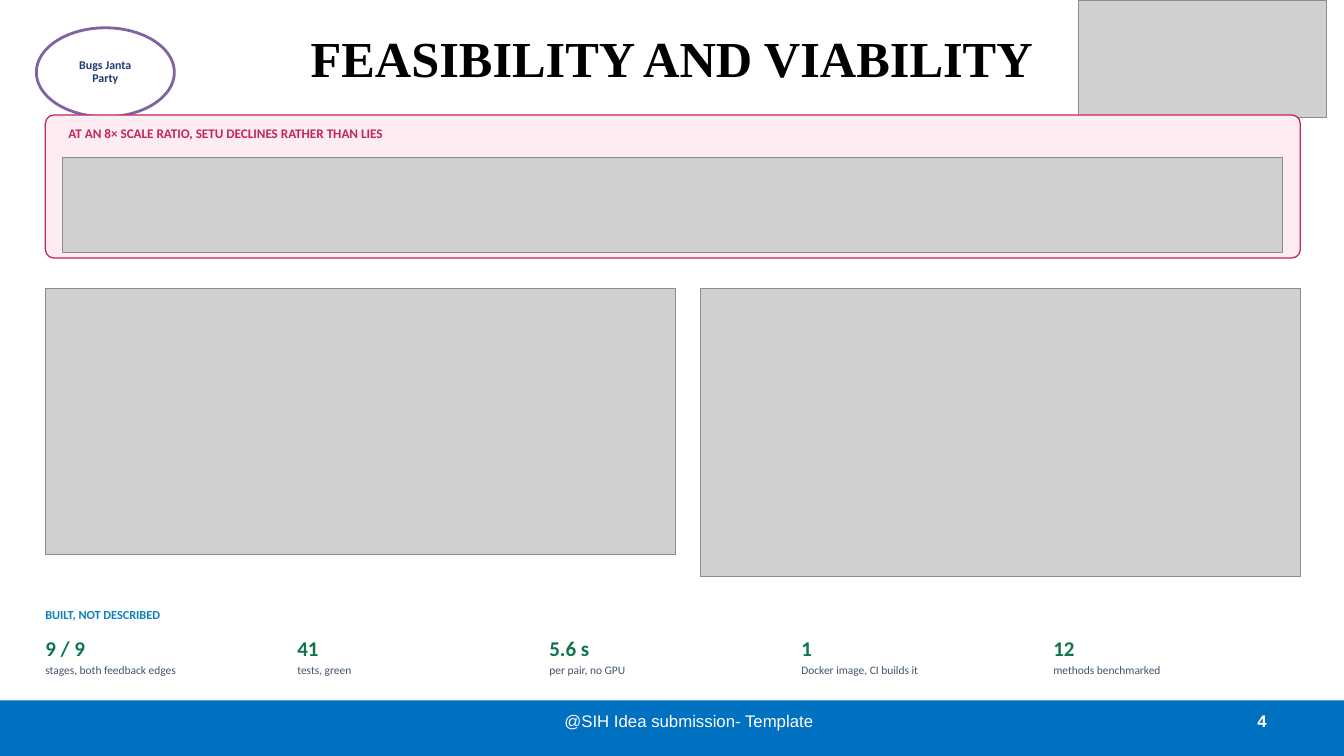
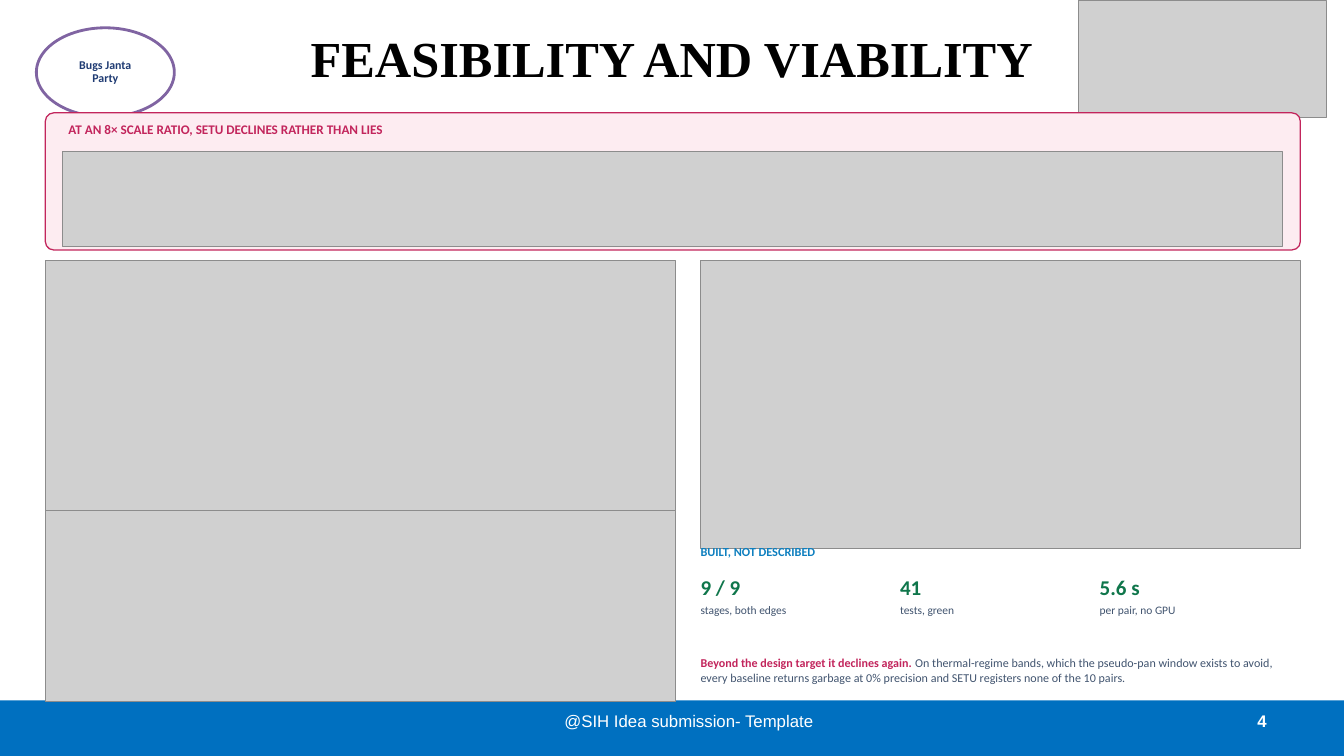
Before and after one commit to Arya-Patil686/setu-sih2026, a slide deck: slide 4 of deck/SIH2026_800C4B_SETU_PS26166.pptx. Drawn at 1344x756 pixels with LibreOffice and Linux fonts; fonts in the diff are those of the drawing; grey boxes stand for pictures. Boxes give left, top, right and bottom in pixels: in the first picture for what was removed or moved away, otherwise in the second. Text is boxed around its words. In the diff, an @@ line names an element or a change of style, - is before the commit and + after.

```diff
--- a/deck/SIH2026_800C4B_SETU_PS26166.pptx
+++ b/deck/SIH2026_800C4B_SETU_PS26166.pptx
@@ rounded rectangle: place and size @@
-rounded rectangle at bbox=[45, 115, 1301, 258]
+rounded rectangle at bbox=[45, 113, 1301, 250]
@@ text "AT AN 8× SCALE RATIO, ...": place and size @@
-text "AT AN 8× SCALE RATIO, ..." at bbox=[68, 129, 383, 140]
+text "AT AN 8× SCALE RATIO, ..." at bbox=[68, 125, 383, 136]
@@ picture: place and size @@
-picture at bbox=[63, 157, 1282, 253]
+picture at bbox=[63, 151, 1282, 247]
@@ picture: place and size @@
-picture at bbox=[45, 288, 676, 556]
+picture at bbox=[45, 260, 676, 527]
@@ picture: place and size @@
-picture at bbox=[701, 288, 1301, 577]
+picture at bbox=[701, 260, 1301, 548]
@@ picture added at bbox=[45, 510, 676, 702] @@
@@ text "BUILT, NOT DESCRIBED": place and size @@
-text "BUILT, NOT DESCRIBED" at bbox=[45, 611, 160, 621]
+text "BUILT, NOT DESCRIBED" at bbox=[701, 548, 816, 560]
@@ text "BUILT, NOT DESCRIBED" at bbox=[701, 548, 816, 560]: less space between paragraphs @@
@@ text "9 / 9": place and size @@
-text "9 / 9" at bbox=[45, 642, 176, 676]
+text "9 / 9" at bbox=[701, 581, 786, 616]
@@ text "41": place and size @@
-text "41" at bbox=[297, 642, 352, 676]
+text "41" at bbox=[900, 581, 955, 616]
@@ text "5.6 s": place and size @@
-text "5.6 s" at bbox=[549, 641, 625, 676]
+text "5.6 s" at bbox=[1100, 580, 1175, 616]
@@ text at bbox=[701, 606, 786, 616]: text changed @@
-stages, both feedback edges
+stages, both edges
@@ text at bbox=[701, 658, 1272, 684]: text changed; size 8.2 to 8.6 pt @@
-12
-methods benchmarked
+Beyond the design target it declines again. On thermal-regime bands, which the pseudo-pan window exists to avoid, every baseline returns garbage at 0% precision and SETU registers none of the 10 pairs.
@@ text removed at bbox=[801, 642, 918, 676] @@
-1
-Docker image, CI builds it
```
Also in this commit, not shown: 2 other slides changed, 19 other files.
